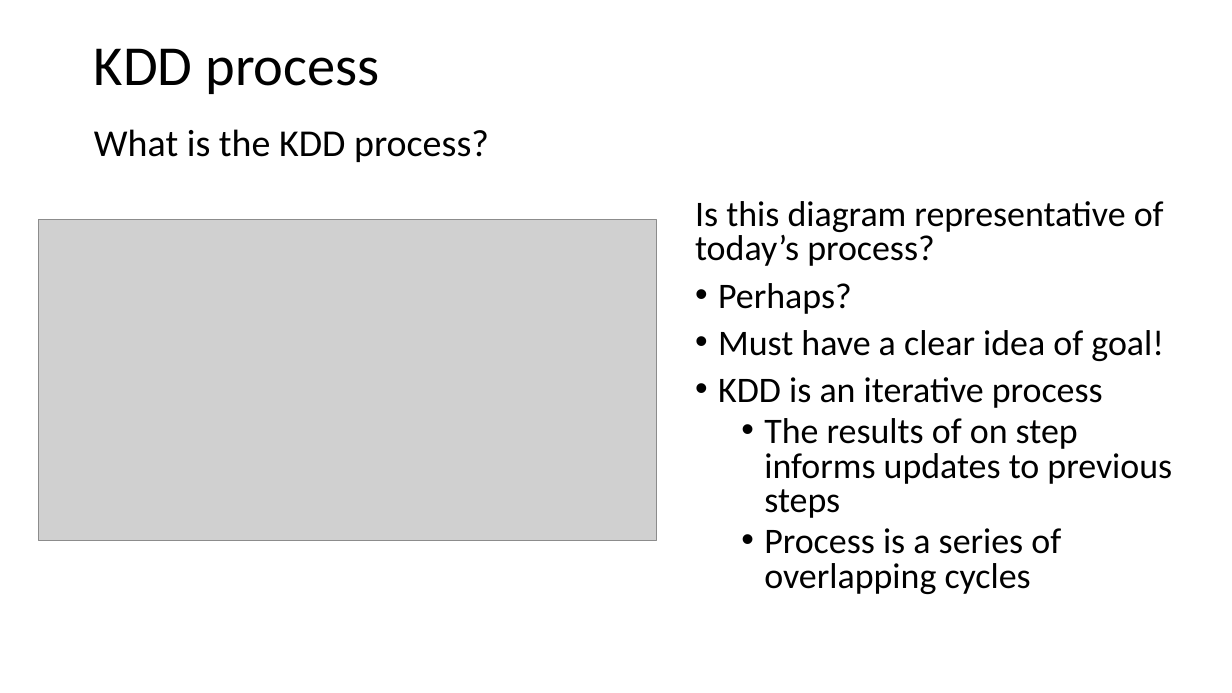
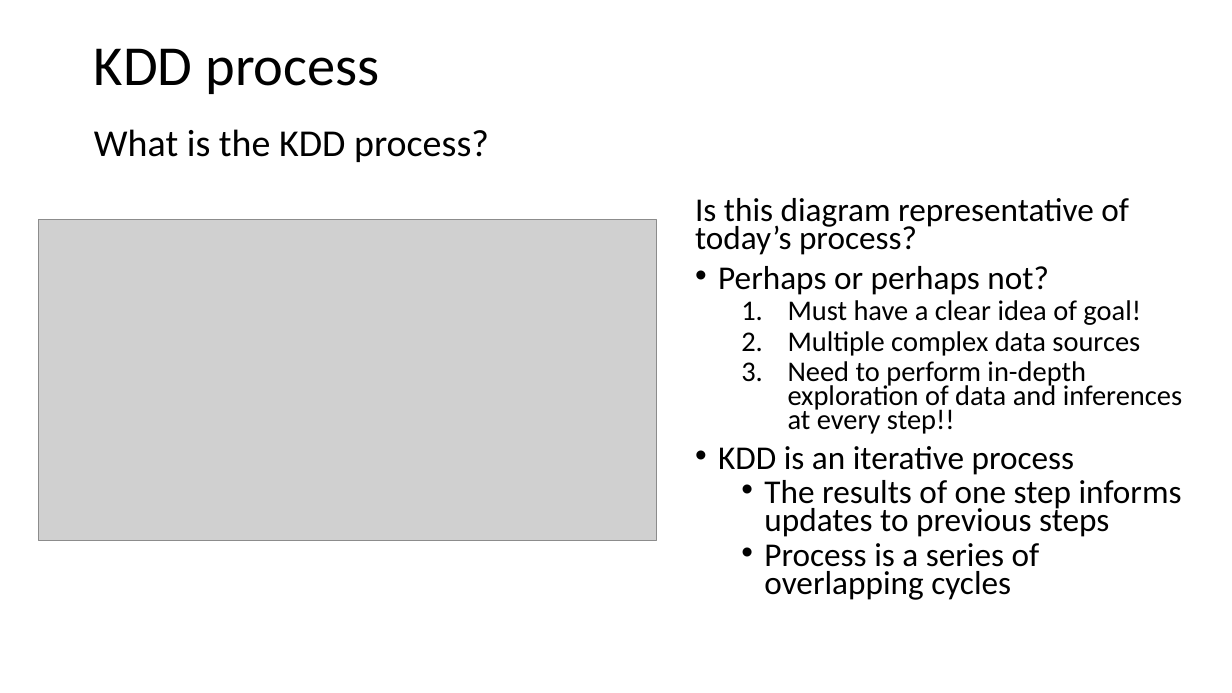
Before and after one commit to tenevian/Harvard-SSP-Data-Mining, a slide deck: slide 6 of slides/1_Introduction.pptx. Drawn at 1232x693 pixels with LibreOffice and Linux fonts; fonts in the diff are those of the drawing; grey boxes stand for pictures. Boxes give left, top, right and bottom in pixels: in the first picture for what was removed or moved away, otherwise in the second. Text is boxed around its words. In the diff, an @@ line names an element or a change of style, - is before the commit and + after.

```diff
--- a/slides/1_Introduction.pptx
+++ b/slides/1_Introduction.pptx
@@ text at (695, 198, 1141, 600): size 28 to 25.9 pt in "Is this diagram representative of today’s process?", "KDD is an iterative process", "Process is a series of overlapping cycles"; size 28 to 22.2 pt in "Must have a clear idea of goal!"; line spacing 0.8 to 0.7; bullet • to 1.; list level 1 to 2 in "Must have a clear idea ..." @@
@@ text at (718, 266, 1049, 295): text changed; size 28 to 25.9 pt @@
-• Perhaps?
+• Perhaps or perhaps not?
@@ text at (788, 331, 1182, 434): paragraphs added @@
+  2. Multiple complex data sources
+  3. Need to perform in-depth exploration of data and inferences at every step!!
@@ text at (764, 480, 1182, 537): text changed; size 28 to 25.9 pt @@
-  • The results of on step informs updates to previous steps
+  • The results of one step informs updates to previous steps
```
Also in this commit, not shown: 8 other slides changed, 2 slides added.
